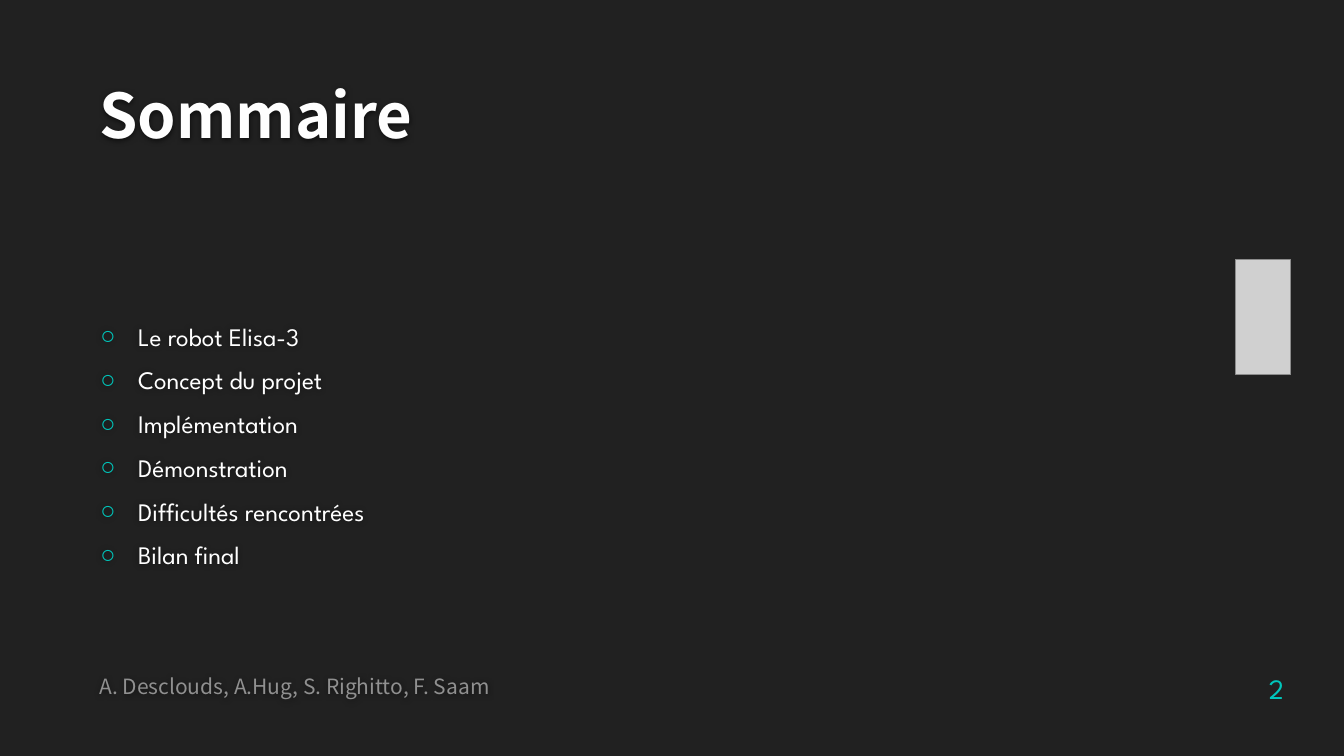
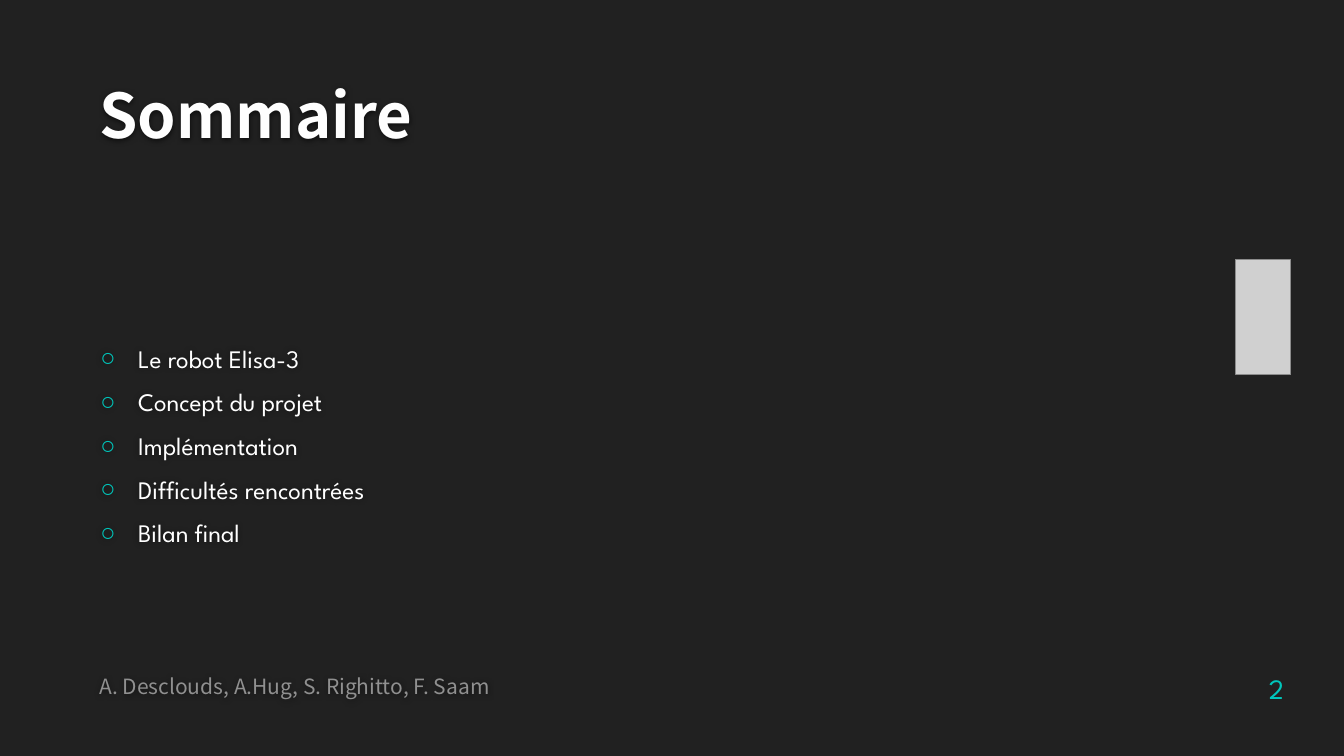
Before and after one commit to SimoneRighitto/SFT15_Elisa, a slide deck: slide 2 of Elisa-3_presentation.pptx. Drawn at 1344x756 pixels with LibreOffice and Linux fonts; fonts in the diff are those of the drawing; grey boxes stand for pictures; background and template pictures are left out. Boxes give left, top, right and bottom in pixels: in the first picture for what was removed or moved away, otherwise in the second. Text is boxed around its words. In the diff, an @@ line names an element or a change of style, - is before the commit and + after.

```diff
--- a/Elisa-3_presentation.pptx
+++ b/Elisa-3_presentation.pptx
@@ text at [138,460,288,478]: paragraph removed @@
-○ Démonstration
```
Also in this commit, not shown: 3 other slides changed.
